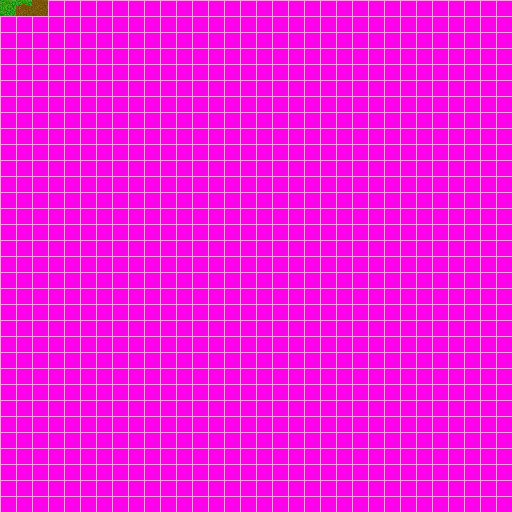
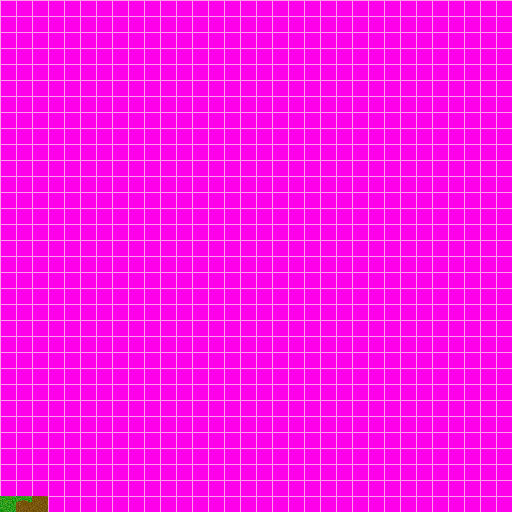
Layered file, before and after one edit (512x512). Changes by layer:
painted on "Background" over <box>0,0,48,512</box>
